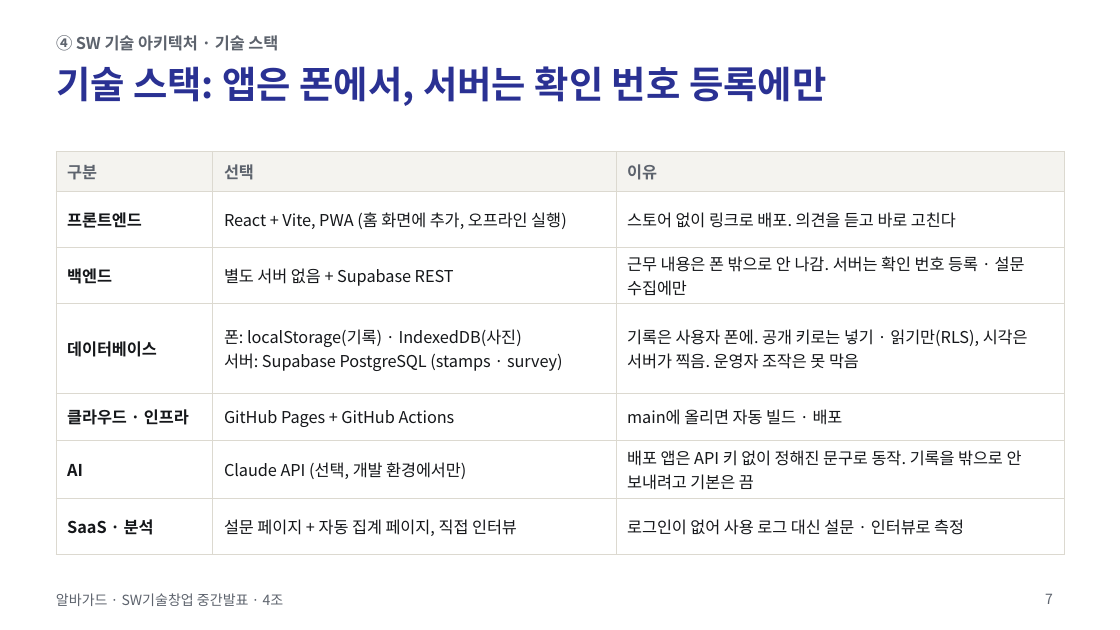
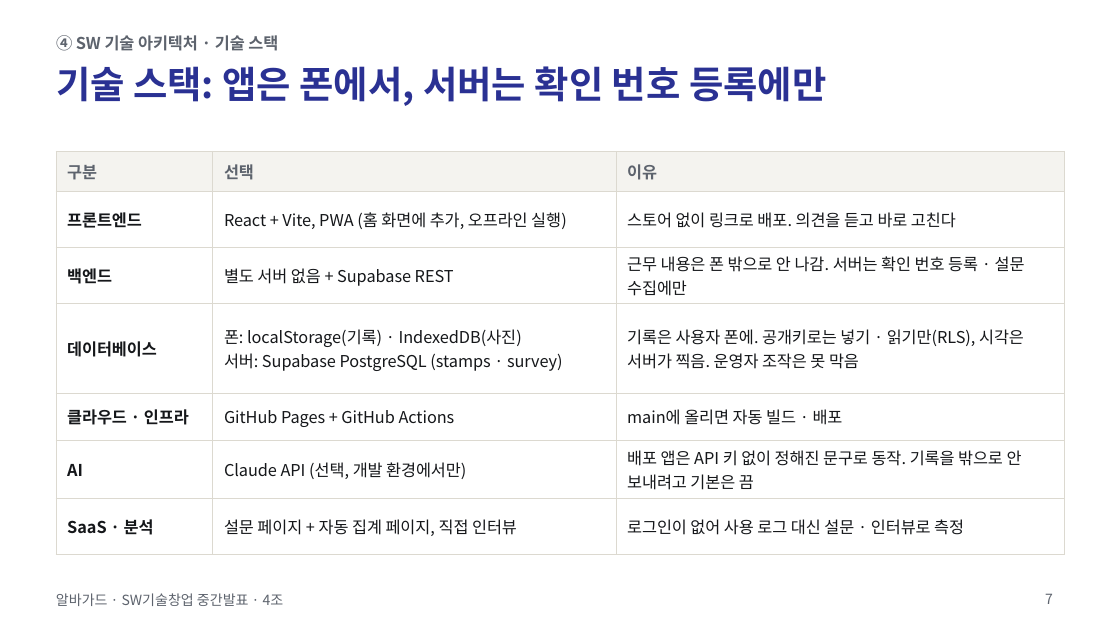
Before and after one commit to jihooni217/albaguard, a slide deck: slide 7 of docs/06_중간발표_PPT.pptx. Drawn at 1120x630 pixels with LibreOffice and Linux fonts; fonts in the diff are those of the drawing. Boxes give left, top, right and bottom in pixels: in the first picture for what was removed or moved away, otherwise in the second. Text is boxed around its words. In the diff, an @@ line names an element or a change of style, - is before the commit and + after.

```diff
--- a/docs/06_중간발표_PPT.pptx
+++ b/docs/06_중간발표_PPT.pptx
@@ table at box(56, 151, 1064, 540) @@
-row 4, column 3: 기록은 사용자 폰에. 공개 키로는 넣기 · 읽기만(RLS), 시각은 서버가 찍음. 운영자 조작은 못 막음
+row 4, column 3: 기록은 사용자 폰에. 공개키로는 넣기 · 읽기만(RLS), 시각은 서버가 찍음. 운영자 조작은 못 막음
```
Also in this commit, not shown: 6 other slides changed, 5 other files.
